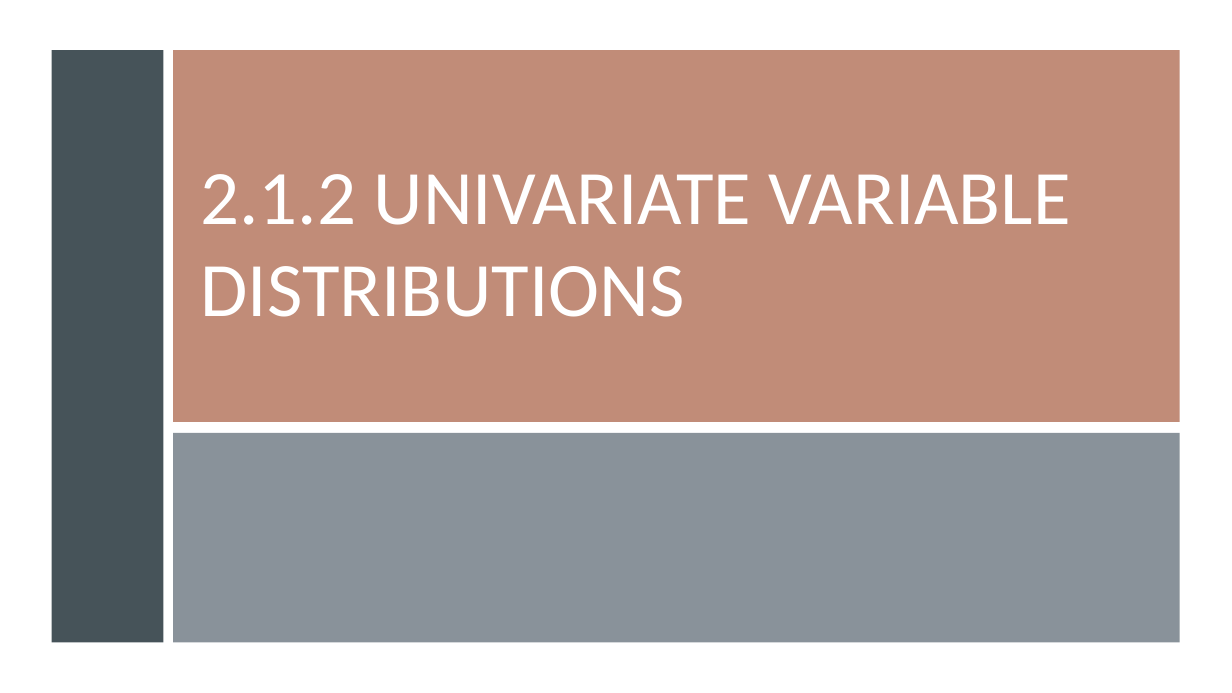
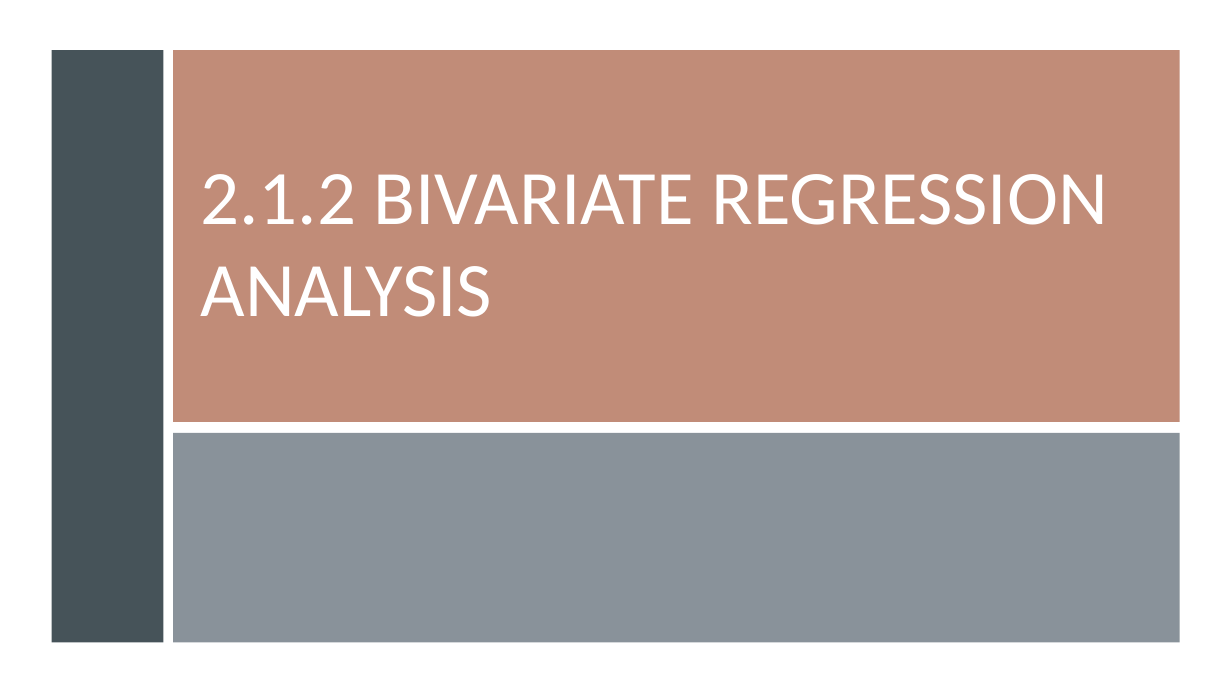
Before and after one commit to gisynw/geog-247, a slide deck: slide 5 of docs/Lectures/Week04/Week04_BivariateRegression.pptx (slide 4 before the commit). Drawn at 1232x693 pixels with LibreOffice and Linux fonts; fonts in the diff are those of the drawing. Boxes give left, top, right and bottom in pixels: in the first picture for what was removed or moved away, otherwise in the second. Text is boxed around its words. In the diff, an @@ line names an element or a change of style, - is before the commit and + after.

```diff
--- a/docs/Lectures/Week04/Week04_BivariateRegression.pptx
+++ b/docs/Lectures/Week04/Week04_BivariateRegression.pptx
@@ title at (x1=201, y1=174, x2=1107, y2=317): text changed @@
-2.1.2 UNIVARIATE VARIABLE DISTRIBUTIONS
+2.1.2 BIVARIATE REGRESSION ANALYSIS
```
Also in this commit, not shown: 2 other slides changed, 4 slides added, 4 other files.
